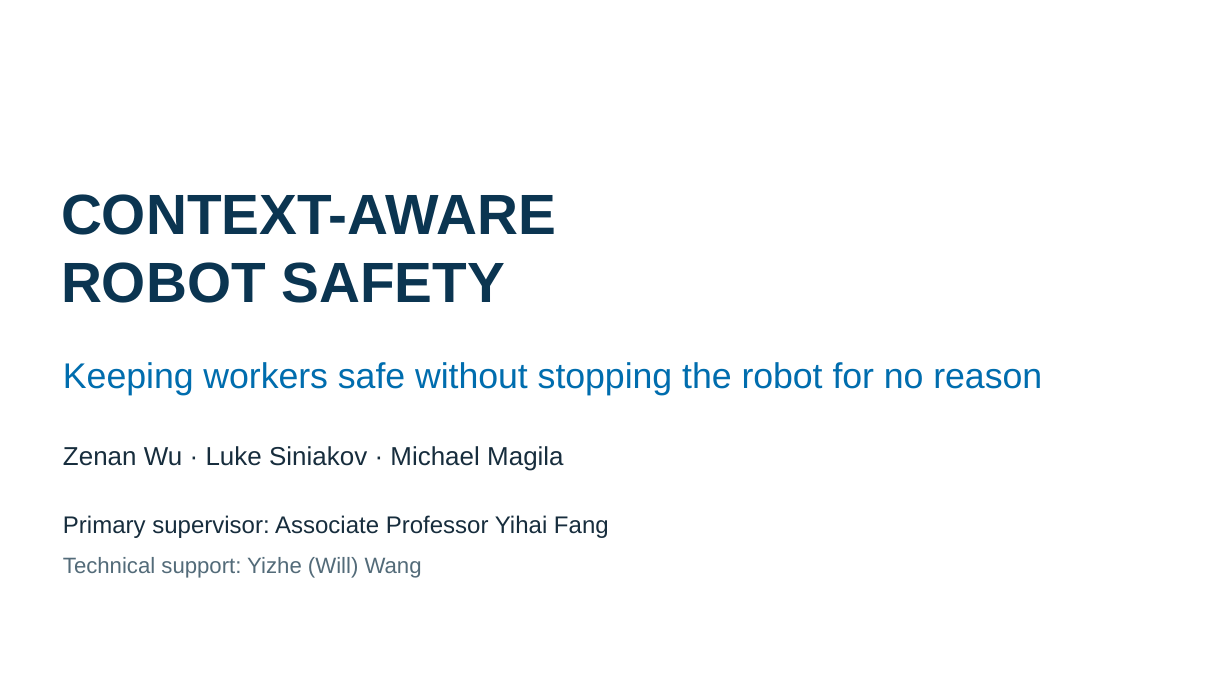
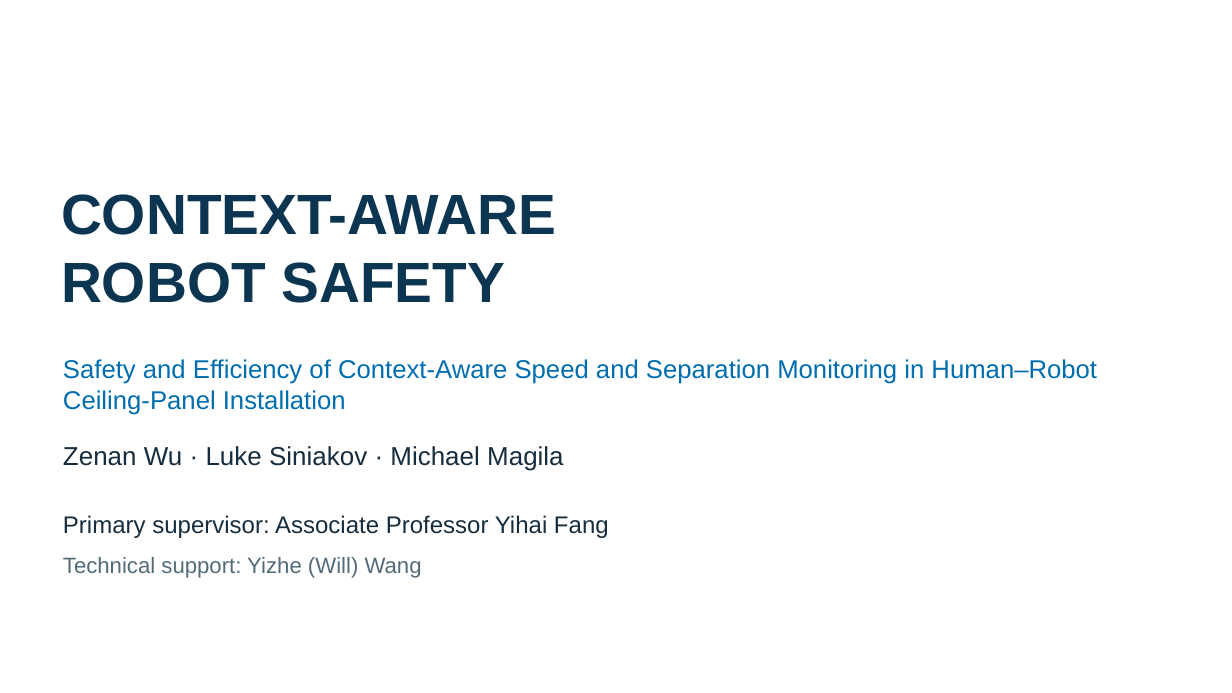
Before and after one commit to Kingwu12/adaptive-hrc-safety-system, a slide deck: slide 1 of presentation/FYP-assessment-presentation-v4.3.pptx. Drawn at 1232x693 pixels with LibreOffice and Linux fonts; fonts in the diff are those of the drawing. Boxes give left, top, right and bottom in pixels: in the first picture for what was removed or moved away, otherwise in the second. Text is boxed around its words. In the diff, an @@ line names an element or a change of style, - is before the commit and + after.

```diff
--- a/presentation/FYP-assessment-presentation-v4.3.pptx
+++ b/presentation/FYP-assessment-presentation-v4.3.pptx
@@ text at box(63, 359, 1097, 415): text changed; size 27.8 to 20 pt @@
-Keeping workers safe without stopping the robot for no reason
+Safety and Efficiency of Context-Aware Speed and Separation Monitoring in Human–Robot Ceiling-Panel Installation
```
Also in this commit, not shown: 1 other slide changed, 1 other file.
